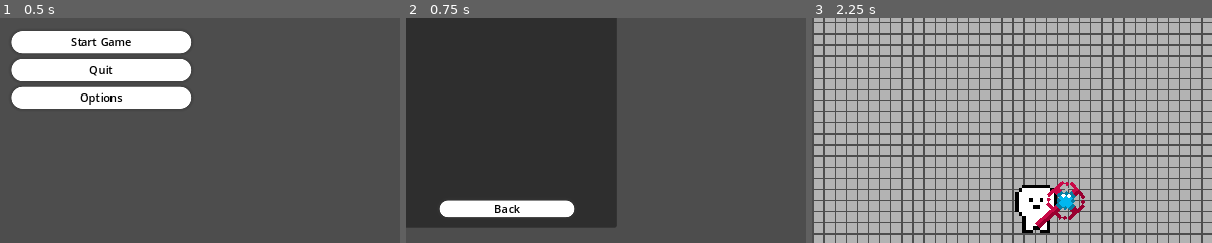
Above: before the commit, frames 1-3 (left to right).
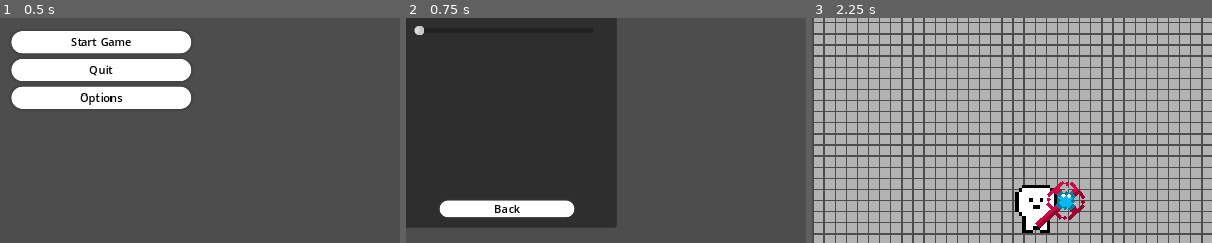
Above: after the commit, the same moments.

Repository: PlerbDraw/tony-nguyen-project
Game: Godot game, scene res://main_menu.tscn
The game is run twice, just before and just after one commit, with the same random seed, the same clock (stepped at 60 frames per second) and the same inputs. This scene is started directly instead of the project's main scene.
Inputs:
- Up to frame 1 (0.5 s): no input
- Up to frame 2 (0.75 s): click "Options" at 0.5 s
- Up to frame 3 (2.25 s): click "Back" at 1.25 s; click "Start Game" at 2 s
The pictures show only the part of the screen within x 37-87%, y 38-88%; the shares and areas given below are measured in that part.

Frame 1 is identical in both runs. In frame 2, less than 0.1% of the frame differs, in the area x 2-5%, y 3-8%; in frame 3, nothing differs.

Commit message:
Final submit

Diff:
--- /dev/null
+++ b/tony-nguyen-game-project-2-month/audio_control.gd
@@ -0,0 +1,12 @@
+extends HSlider
+
+@export var audio_bus_name: String
+var audio_bus_id
+
+
+func _ready():
+	var audio_bus_id = AudioServer.get_bus_index("Sfx")
+
+
+func _on_value_changed(value: float) -> void:
+	AudioServer.set_bus_volume_db(audio_bus_id, value)
--- /dev/null
+++ b/tony-nguyen-game-project-2-month/default_bus_layout.tres
@@ -0,0 +1,10 @@
+[gd_resource type="AudioBusLayout" format=3 uid="uid://cbj2lvasifqx7"]
+
+[resource]
+bus/0/send = &"Sfx"
+bus/1/name = &"Sfx"
+bus/1/solo = false
+bus/1/mute = false
+bus/1/bypass_fx = false
+bus/1/volume_db = 0.0
+bus/1/send = &"Master"
--- a/tony-nguyen-game-project-2-month/main_menu.tscn
+++ b/tony-nguyen-game-project-2-month/main_menu.tscn
@@ -1,6 +1,7 @@
-[gd_scene load_steps=3 format=3 uid="uid://dilypg516a4vq"]
+[gd_scene load_steps=4 format=3 uid="uid://dilypg516a4vq"]
 
 [ext_resource type="Script" path="res://main_menu.gd" id="1_xdpox"]
+[ext_resource type="Script" path="res://audio_control.gd" id="2_iv0qw"]
 
 [sub_resource type="StyleBoxFlat" id="StyleBoxFlat_yqevx"]
 bg_color = Color(1, 1, 1, 1)
@@ -111,7 +112,20 @@
 action_mode = 0
 text = "Back"
 
+[node name="AudioControl" type="HSlider" parent="Options"]
+layout_mode = 1
+anchors_preset = 5
+anchor_left = 0.5
+anchor_right = 0.5
+offset_left = -134.0
+offset_top = 49.0
+offset_right = 125.0
+offset_bottom = 117.0
+grow_horizontal = 2
+script = ExtResource("2_iv0qw")
+
 [connection signal="pressed" from="MainButtons/start" to="." method="_on_start_pressed"]
 [connection signal="pressed" from="MainButtons/quit" to="." method="_on_quit_pressed"]
 [connection signal="pressed" from="MainButtons/options" to="." method="_on_options_pressed"]
 [connection signal="pressed" from="Options/Back" to="." method="_on_back_options_pressed"]
+[connection signal="value_changed" from="Options/AudioControl" to="Options/AudioControl" method="_on_value_changed"]
--- a/tony-nguyen-game-project-2-month/player_scenes/player_character.tscn
+++ b/tony-nguyen-game-project-2-month/player_scenes/player_character.tscn
@@ -109,6 +109,7 @@
 [node name="sfx_shoot" type="AudioStreamPlayer2D" parent="."]
 stream = ExtResource("4_gqjwd")
 volume_db = 6.72
+bus = &"Sfx"
 
 [node name="AnimatedSprite2D" type="AnimatedSprite2D" parent="."]
 texture_filter = 1
